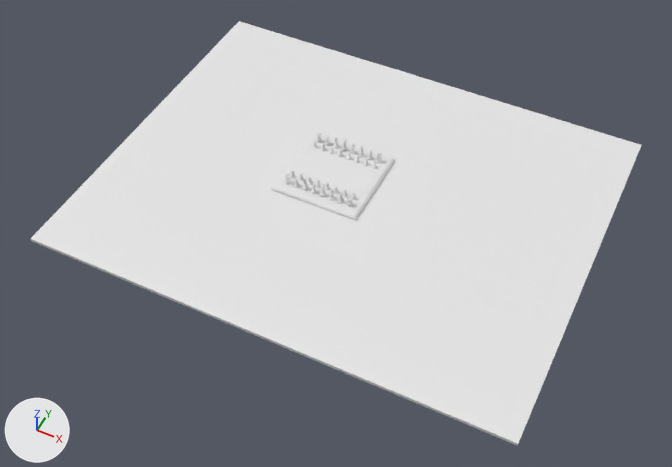
The Blender file _chess-scene.blend: old version first, new version second.
Before and after are seen from a 50 mm camera at (187.0, -371.0, 407.0) aimed at (17.0, -31.0, -18.0). The axes (+X, +Y, +Z) are drawn at lower left. The lights are the same throughout. Materials are left out; every surface is plain grey.

The first picture shows 'Board', 'Border', 'Floor'.
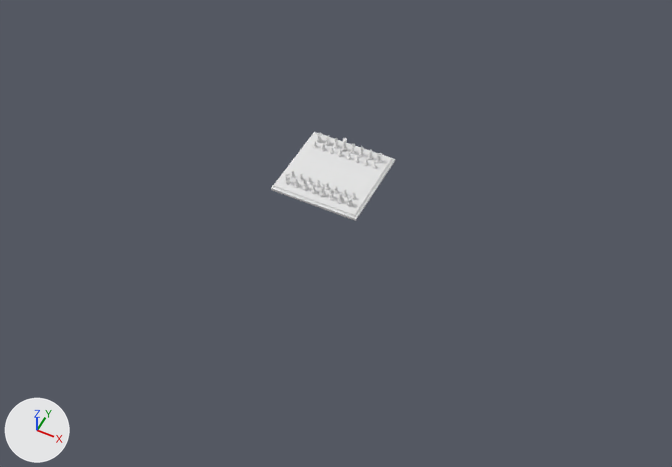
What differs and where, as boxes [x1, y1, x2, y2] in the pictures (672 x 467 px):
'Floor', deleted
    before: [31, 21, 641, 446]

What changed in the scene script:
```text
Remove ob_floor:
    ob_floor = bpy.data.objects.new('Floor', me_cube)
    ob_floor.location = (14.6, -6.8, -4.0)
    ob_floor.scale = (150.0, 120.0, 1.0)
```
